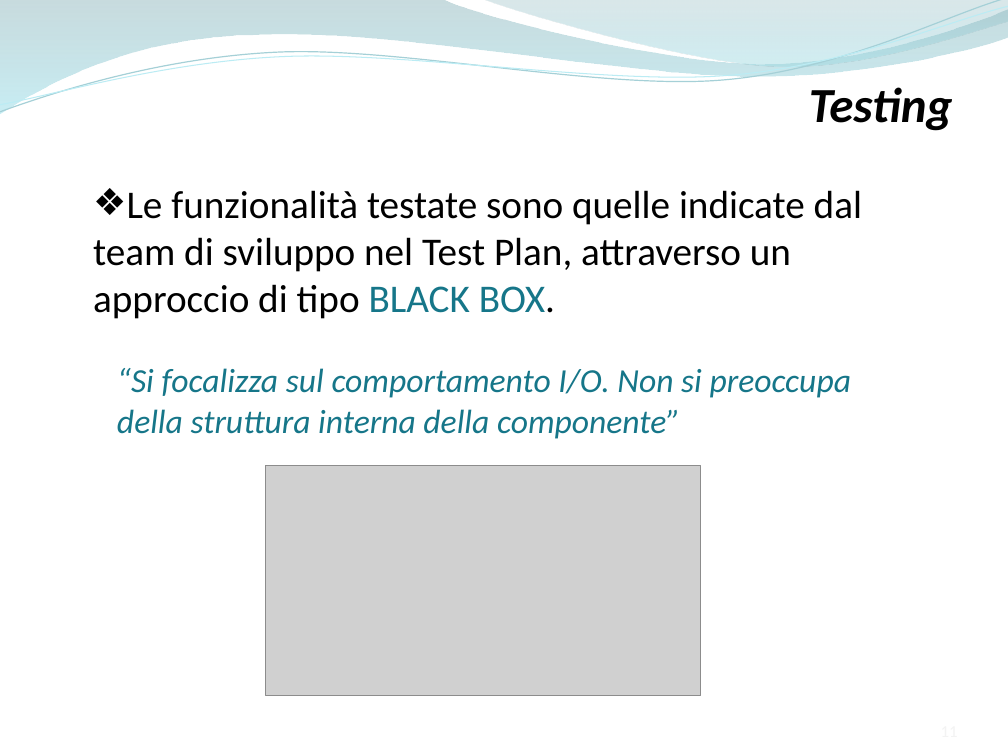
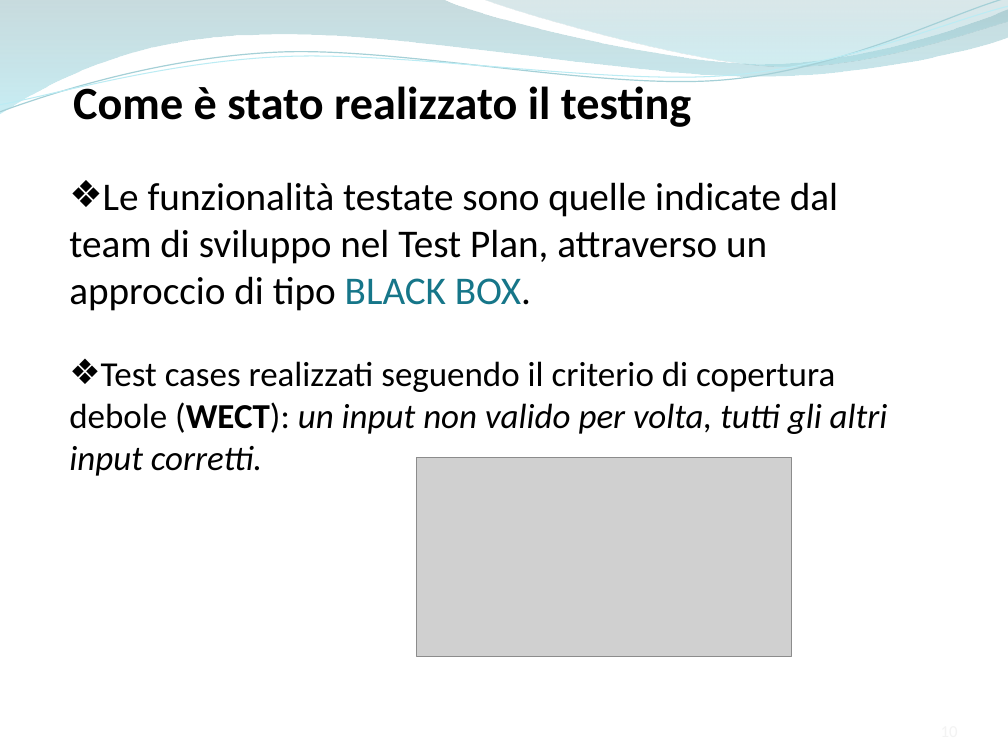
Before and after one commit to ammirate/at-silo, a slide deck: slide 10 of Presentazione/Atsilo2/Ferrara/Ferrara_M_PresentazioneFinale.pptx (slide 11 before the commit). Drawn at 1008x756 pixels with LibreOffice and Linux fonts; fonts in the diff are those of the drawing; grey boxes stand for pictures. Boxes give left, top, right and bottom in pixels: in the first picture for what was removed or moved away, otherwise in the second. Text is boxed around its words. In the diff, an @@ line names an element or a change of style, - is before the commit and + after.

```diff
--- a/Presentazione/Atsilo2/Ferrara/Ferrara_M_PresentazioneFinale.pptx
+++ b/Presentazione/Atsilo2/Ferrara/Ferrara_M_PresentazioneFinale.pptx
@@ text added at [73, 81, 691, 127], 33 pt, text #000000, bold @@
+Come è stato realizzato il testing
@@ text removed at [809, 87, 953, 131] @@
-Testing
@@ text "Le funzionalità testate sono quelle ...": place and size @@
-text "Le funzionalità testate sono quelle ..." at [93, 190, 862, 319]
+text "Le funzionalità testate sono quelle ..." at [69, 182, 838, 311]
@@ text added at [69, 361, 888, 476], 25 pt, text #000000 @@
+❖ Test cases realizzati seguendo il criterio di copertura debole (WECT): un input non valido per volta, tutti gli altri input corretti.
@@ text removed at [117, 368, 852, 439] @@
-“Si focalizza sul comportamento I/O. Non si preoccupa della struttura interna della componente”
@@ picture: place and size @@
-picture at [266, 466, 701, 697]
+picture at [416, 458, 791, 656]
```
Also in this commit, not shown: 4 other slides changed, 2 slides removed.
